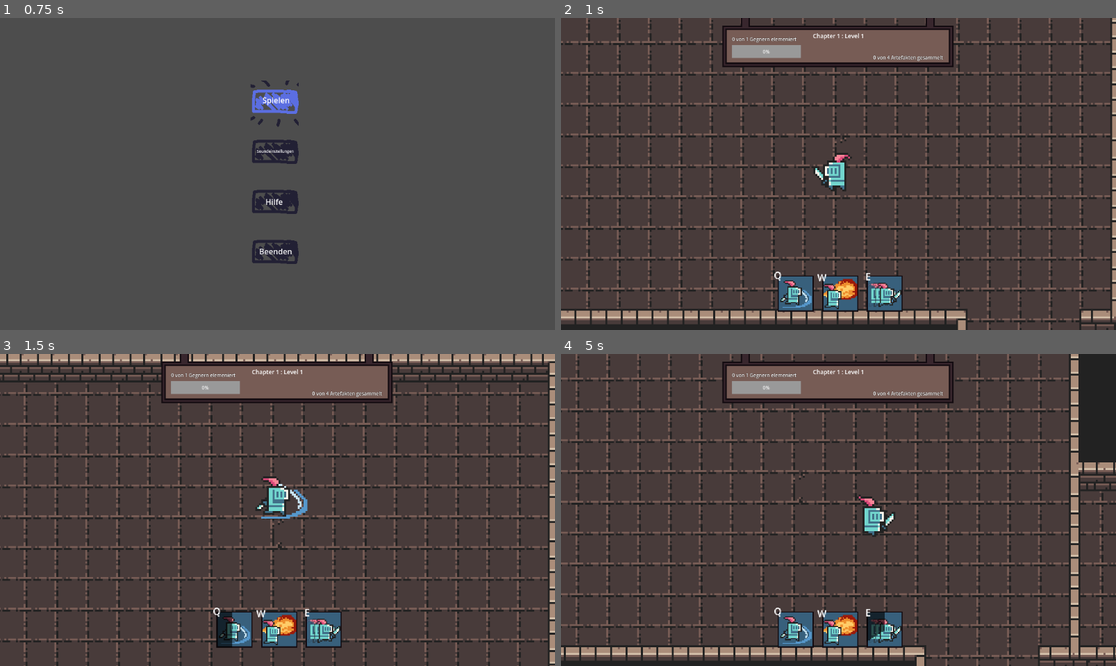
Above: before the commit, frames 1-4 (two rows, left to right).
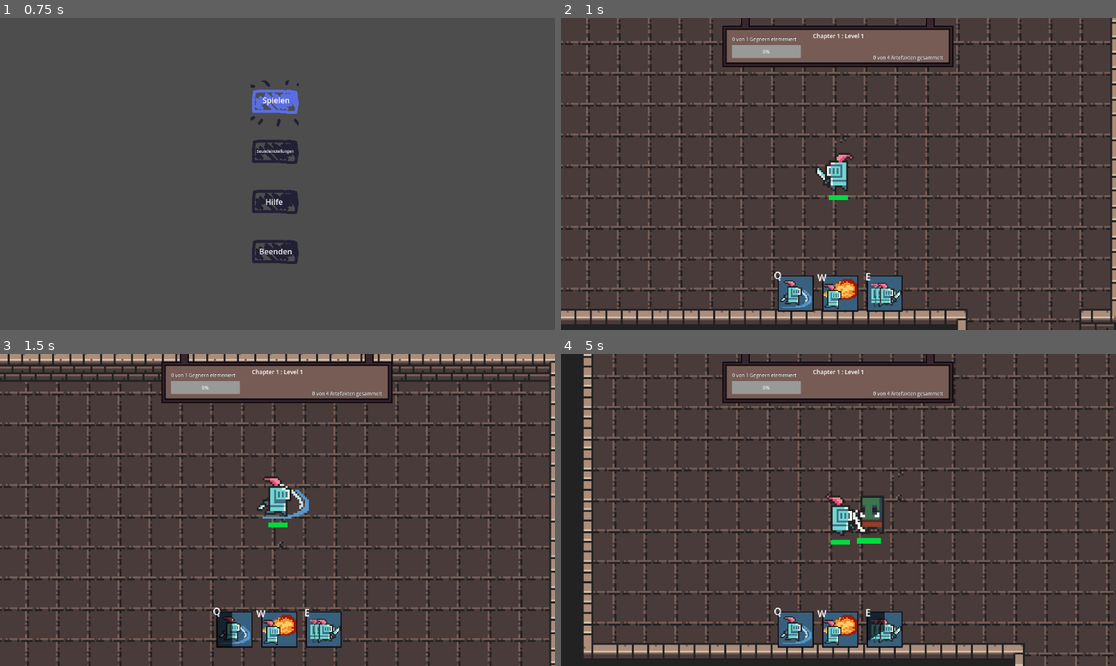
Above: after the commit, the same moments.

Repository: Lukas74m/gae_ca2
Game: Godot game, scene res://scenes/mainMenu/Main_Menu.tscn
The game is run twice, just before and just after one commit, with the same random seed, the same clock (stepped at 60 frames per second) and the same inputs.
Inputs (mouse positions are in pixels of both pictures, inside the frame that each line leads up to):
- Up to frame 1 (0.75 s): click "Spielen" at 0.5 s
- Up to frame 2 (1 s): no input
- Up to frame 3 (1.5 s): move the mouse to (399, 494) at 1.27 s; hold Q (attack) from 1.28 s (still down)
- Up to frame 4 (5 s): move the mouse to (727, 525) at 2.02 s; release Q (attack) at 2.03 s; tap E (dash) at 2.1 s; move the mouse to (894, 441) at 2.77 s; hold W (fireball) 2.78-3.53 s; move the mouse to (810, 572) at 3.52 s; tap Q (attack) at 3.6 s; move the mouse to (1005, 556) at 4.27 s; hold E (dash) from 4.28 s (still down)

Frame 1 is identical in both runs. In frame 2, 0.4% of the frame differs, in the area x 45-53%, y 43-59%; in frame 3, 15%; in frame 4, 33%, in the area x 0-100%, y 0-100%.

Commit message:
Addjusted healthbar

Diff:
--- a/gae-ca2/scenes/components/Health.tscn
+++ b/gae-ca2/scenes/components/Health.tscn
@@ -6,11 +6,11 @@
 script = ExtResource("1_ibrck")
 
 [node name="HealthBackground" type="ColorRect" parent="."]
-offset_right = 40.0
-offset_bottom = 40.0
+offset_right = 50.0
+offset_bottom = 12.0
 
 [node name="HealthFill" type="ColorRect" parent="HealthBackground"]
 layout_mode = 0
-offset_right = 40.0
-offset_bottom = 40.0
+offset_right = 50.0
+offset_bottom = 12.0
 color = Color(0, 0.862745, 0.243137, 1)
--- a/gae-ca2/scenes/enemies/Enemy_Orc.tscn
+++ b/gae-ca2/scenes/enemies/Enemy_Orc.tscn
@@ -183,7 +183,12 @@
 
 [node name="Enemy_Orc" instance=ExtResource("1_pfjf4")]
 position = Vector2(3, -3)
+scale = Vector2(0.5, 0.5)
 script = ExtResource("2_be4gh")
+
+[node name="Health" parent="." index="0"]
+position = Vector2(-18, 46)
+scale = Vector2(0.5, 0.5)
 
 [node name="CollisionShape2D" type="CollisionShape2D" parent="." index="2"]
 visible = false
@@ -192,10 +197,10 @@
 shape = SubResource("CapsuleShape2D_wprko")
 
 [node name="EnemyAnimations" parent="." index="3"]
-position = Vector2(13.333, -6.667)
+position = Vector2(-4.28572, 4.28572)
 scale = Vector2(2.5, 2.5)
 sprite_frames = SubResource("SpriteFrames_be4gh")
 animation = &"attack"
 
 [node name="EnemyCenter" parent="." index="4"]
-position = Vector2(0, 3.333)
+position = Vector2(-4.28572, 4.28572)
--- a/gae-ca2/scenes/enemies/Enemy_Range_Orc.tscn
+++ b/gae-ca2/scenes/enemies/Enemy_Range_Orc.tscn
@@ -1,11 +1,7 @@
-[gd_scene load_steps=4 format=3 uid="uid://dk00wpftg1tix"]
+[gd_scene load_steps=3 format=3 uid="uid://dk00wpftg1tix"]
 
 [ext_resource type="PackedScene" uid="uid://41vujg0qkyqh" path="res://scenes/enemies/EnemyBase.tscn" id="1_w373f"]
 [ext_resource type="Script" uid="uid://dg2wv5kpfemed" path="res://scripts/enemies/enemy_range_orc.gd" id="2_4fa51"]
-[ext_resource type="Texture2D" uid="uid://84wypqyigc2j" path="res://assets/dungeon tileset pack/0x72_DungeonTilesetII_v1.7 (1)/0x72_DungeonTilesetII_v1.7/frames/masked_orc_idle_anim_f0.png" id="3_mqqca"]
 
 [node name="Enemy_Range_Orc" instance=ExtResource("1_w373f")]
 script = ExtResource("2_4fa51")
-
-[node name="Sprite2D" parent="." index="1"]
-texture = ExtResource("3_mqqca")
--- a/gae-ca2/scenes/enemies/bosses/BossBase.tscn
+++ b/gae-ca2/scenes/enemies/bosses/BossBase.tscn
@@ -26,7 +26,13 @@
 dash_cooldown = 8.0
 initial_dash_delay = 3.0
 
+[node name="Health" parent="." index="0"]
+position = Vector2(103.333, -133.333)
+
 [node name="CollisionShape2D" type="CollisionShape2D" parent="." index="2"]
 visible = false
 position = Vector2(6.66666, 36.6667)
 shape = SubResource("CapsuleShape2D_arcqg")
+
+[node name="EnemyCenter" parent="." index="4"]
+position = Vector2(130, -136.667)
--- a/gae-ca2/scenes/player/Player.tscn
+++ b/gae-ca2/scenes/player/Player.tscn
@@ -218,7 +218,7 @@
 dash_ghost_scene = ExtResource("2_npwbq")
 
 [node name="AnimatedSprite2D" type="AnimatedSprite2D" parent="."]
-position = Vector2(-10, 0)
+position = Vector2(-9, 0)
 sprite_frames = SubResource("SpriteFrames_tpg5x")
 animation = &"fireball"
 autoplay = "idle"
@@ -238,13 +238,13 @@
 shape = SubResource("CircleShape2D_4kuee")
 
 [node name="Health" parent="." instance=ExtResource("5_tpg5x")]
-position = Vector2(4, 13)
+position = Vector2(-14, 12)
 scale = Vector2(0.2, 0.2)
 
 [node name="PlayerStats" parent="." instance=ExtResource("7_npwbq")]
 
 [node name="PlayerCenter" type="Marker2D" parent="."]
-position = Vector2(-10, 1)
+position = Vector2(-9, 0)
 
 [connection signal="animation_finished" from="AnimatedSprite2D" to="." method="_on_animated_sprite_2d_animation_finished"]
 [connection signal="died" from="Health" to="." method="_on_health_died"]
--- a/gae-ca2/scripts/enemies/enemy_base.gd
+++ b/gae-ca2/scripts/enemies/enemy_base.gd
@@ -21,7 +21,7 @@
 	stats.initialize_stats(enemy_resource)
 	# Connecting to health component
 	health.initialize_health(get_stat("max_health"))
-	health.set_healthbar_position(global_position + Vector2(-15,50))
+	#health.set_healthbar_position(global_position + Vector2(-15,50))
 	health.died.connect(die)
 	enemy_animations.frame_changed.connect(_on_attack_frame_changed)
 
--- a/gae-ca2/scripts/manager/enemy_manager.gd
+++ b/gae-ca2/scripts/manager/enemy_manager.gd
@@ -36,7 +36,7 @@
 func spawn_enemy(enemy_name: String):
 	var enemy_object = enemy_scenes[enemy_name].instantiate()
 	enemy_object.enemy_resource = enemy_resources[enemy_name]
-	enemy_object.global_position = Vector2(0, 0)
+	enemy_object.global_position = Vector2(-844.0, -517.0)
 	enemy_object.add_to_group("enemies")
 	add_child(enemy_object)
 
@@ -44,7 +44,7 @@
 func spawn_boss(boss_name: String):
 	var boss_object = enemy_scenes[boss_name].instantiate()
 	boss_object.enemy_resource = enemy_resources[boss_name]
-	boss_object.global_position = Vector2(0, 0)
+	boss_object.global_position = Vector2(-844.0, -517.0)
 	boss_object.add_to_group("enemies")
 
 	# Load projectile scene for boss
--- a/gae-ca2/scripts/player/player.gd
+++ b/gae-ca2/scripts/player/player.gd
@@ -32,7 +32,7 @@
 
 func _ready() -> void:
 	health.initialize_health(get_stat("max_health"))
-	health.set_healthbar_position(global_position + Vector2(-45, -40))
+	#health.set_healthbar_position(global_position + Vector2(-45, -40))
 	skillbar.fireball_cooldown_finished.connect(_on_fireball_cooldown_finished)
 
 func _input(event: InputEvent) -> void:
